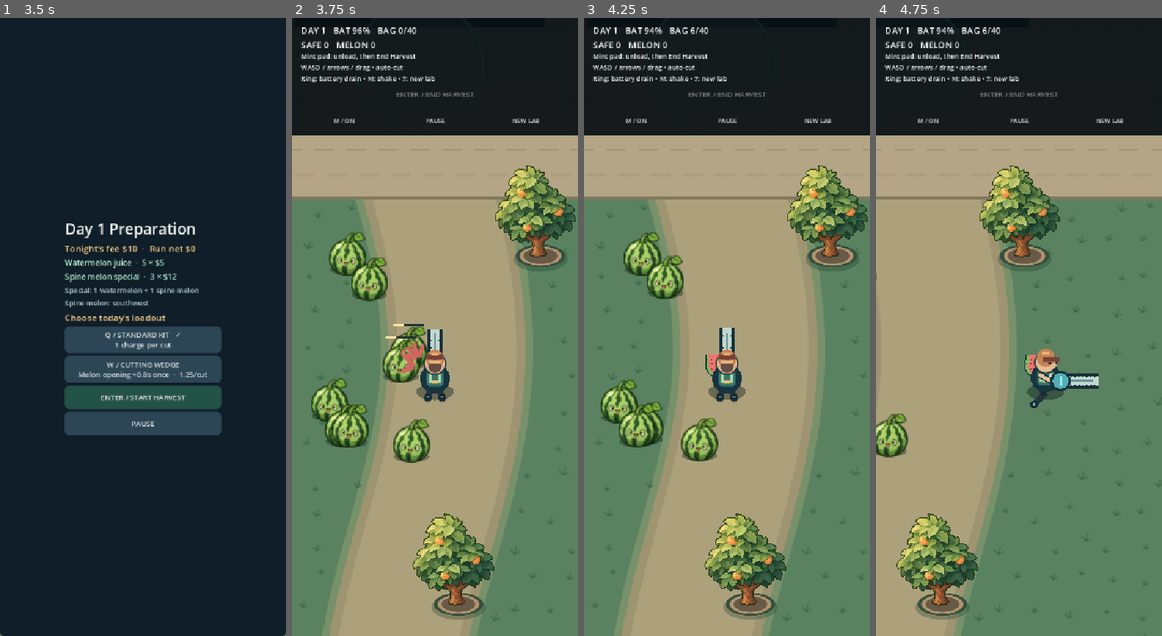
Above: before the commit, frames 1-4 (left to right).
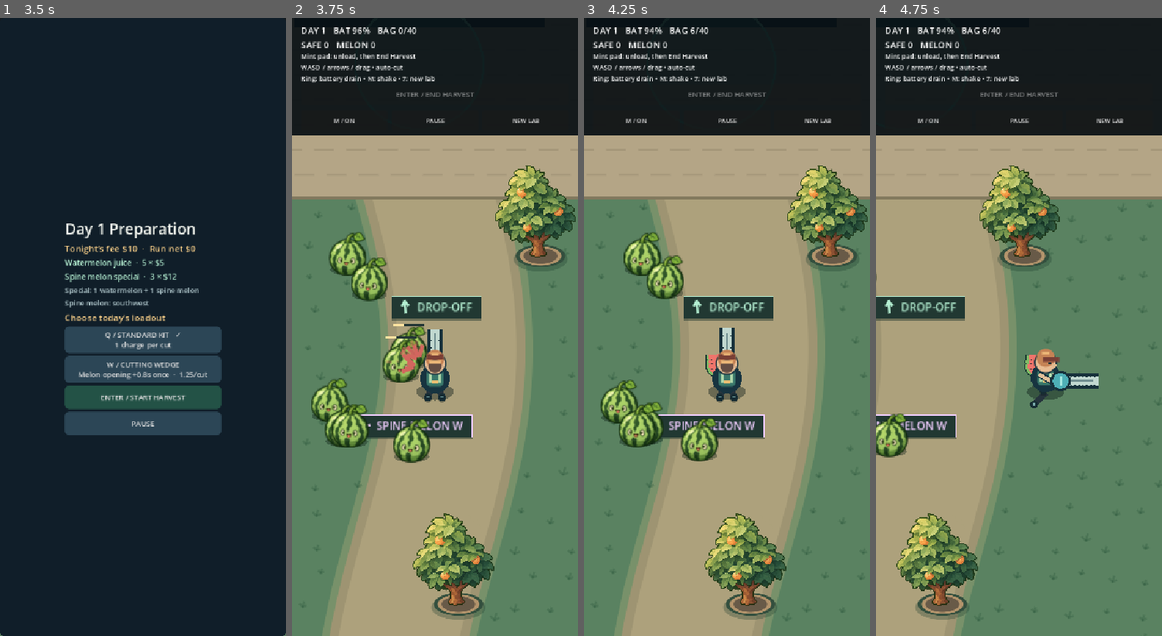
Above: after the commit, the same moments.

Repository: syjkim0125/harvest-deck
Game: Godot game, scene res://main.tscn
Two runs of this game, one before a commit and one after it. Both use one fixed random seed, a clock stepped at 60 frames per second and the inputs below.
Inputs (mouse positions are in pixels of both pictures, inside the frame that each line leads up to):
- Up to frame 1 (3.5 s): click "NEW LAB" at 0.5 s; click "NEW LAB" at 1.25 s; click "ENTER / END HARVEST" at 2 s; click "ENTER / END HARVEST" at 2.75 s
- Up to frame 2 (3.75 s): click "ENTER / START HARVEST" at 3.5 s
- Up to frame 3 (4.25 s): no input
- Up to frame 4 (4.75 s): tap Enter at 4.25, 4.35 s; move the mouse to (1081, 296) at 4.27 s; hold D (right) from 4.28 s (still down); click (1081, 296) at 4.42 s; tap Space at 4.52 s; tap Q at 4.55 s

Frame 1 is identical in both runs. In frame 2, 2.5% of the frame differs, in the area x 23-67%, y 45-69%; in frame 3, 2.4%; in frame 4, 2.0%.

Commit message:
Release Harvest Deck v0.7.28 with orchard wayfinding

Diff:
--- a/scripts/game.gd
+++ b/scripts/game.gd
@@ -984,6 +984,8 @@
 	draw_string(font, Vector2(590, 220), "SAFE STOCK / DROP" if day_mode else "JUICE / DROP ZONE", HORIZONTAL_ALIGNMENT_LEFT, -1, 17, Color("183b38"))
 	if not day_mode:
 		draw_shop(font)
+	for marker in orchard_waypoints():
+		draw_orchard_waypoint(font, marker)
 	for f in fruits:
 		if f.kind == SpineMelon.KIND and f.hp > 0 and not day_finished():
 			draw_melon_hazard(f.pos, f.encounter)
@@ -1027,6 +1029,44 @@
 	if cargo.size() >= CAPACITY:
 		draw_string(font, player + Vector2(-35, 45), "FULL! UNLOAD", HORIZONTAL_ALIGNMENT_LEFT, -1, 16, Color("ffe9a0"))
 
+func orchard_waypoints() -> Array[Dictionary]:
+	var markers: Array[Dictionary] = []
+	if not day_mode or preparing_day or day_finished():
+		return markers
+	markers.append({"at": Vector2(702, 620), "target": depot, "label": "DROP-OFF", "ink": Color("b4efd2")})
+	for fruit in fruits:
+		if fruit.hp <= 0:
+			continue
+		if fruit.kind == SpineMelon.KIND:
+			var east: bool = fruit.pos == SpineMelon.EAST_HOME
+			markers.append({
+				"at": Vector2(728, 819) if east else Vector2(670, 772),
+				"target": fruit.pos, "label": "SPINE MELON E" if east else "SPINE MELON W", "ink": Color("f1ceff"),
+			})
+		elif fruit.kind == RollingOrange.KIND:
+			# Guide to where a chase starts, even while the fruit is on its loop.
+			markers.append({
+				"at": Vector2(728, 819), "target": RollingOrange.HOME, "label": "ROLLING ORANGE", "ink": Color("ffd393"),
+			})
+	return markers
+
+func waypoint_bounds(font: Font, marker: Dictionary) -> Rect2:
+	var width := font.get_string_size(marker.label, HORIZONTAL_ALIGNMENT_LEFT, -1, 14).x + 44.0
+	return Rect2(marker.at - Vector2(width / 2.0, 14), Vector2(width, 28))
+
+func draw_orchard_waypoint(font: Font, marker: Dictionary) -> void:
+	var panel := waypoint_bounds(font, marker)
+	var arrow := panel.position + Vector2(17, 14)
+	var direction: Vector2 = (marker.target - marker.at).normalized()
+	draw_rect(Rect2(panel.position + Vector2(0, 3), panel.size), Color(0.1, 0.19, 0.16, 0.45))
+	draw_rect(panel, Color("213832"))
+	draw_rect(panel, marker.ink, false, 1.0)
+	var tip := arrow + direction * 8.0
+	draw_line(arrow - direction * 7.0, tip, marker.ink, 2.0, true)
+	draw_line(tip, tip - direction.rotated(0.62) * 7.0, marker.ink, 2.0, true)
+	draw_line(tip, tip - direction.rotated(-0.62) * 7.0, marker.ink, 2.0, true)
+	draw_string(font, panel.position + Vector2(32, 19), marker.label, HORIZONTAL_ALIGNMENT_LEFT, -1, 14, marker.ink)
+
 func draw_shop(font: Font) -> void:
 	for i in range(production.customers.size()):
 		var customer_id: int = production.customers[i].id
--- a/scripts/night_market_view.gd
+++ b/scripts/night_market_view.gd
@@ -193,7 +193,7 @@
 		forecast_labels[i].visible = market.offers(i)
 		forecast_labels[i].text = "%s  ·  %d × $%d" % [Market.NAMES[i], market.demand[i], market.price(i)]
 	match run_day:
-		RollingOrange.DAY: route_hint.text = "Orange: southeast • needs watermelon"
+		RollingOrange.DAY: route_hint.text = "Melon SW  ·  Orange SE (with watermelon)"
 		Market.DAYS: route_hint.text = "Spine melons: southwest and east"
 		_: route_hint.text = "Spine melon: southwest"
 	available_cards = deck
--- a/tests/night_market.gd
+++ b/tests/night_market.gd
@@ -288,6 +288,8 @@
 			"%s at the bend yields exactly three slices through the regular saw" % ("Intercepting" if intercept else "Following the trail"))
 		if not intercept:
 			continue
+		check(game.orchard_waypoints().all(func(marker): return marker.target != Orange.HOME),
+			"the fruit arrow leaves when the orange is harvested")
 		walk_to(game, Vector2(510, 690))
 		game.simulate(0.70, Vector2.ZERO)
 		walk_to(game, game.depot)
@@ -466,6 +468,58 @@
 	game.reset_run()
 	check(not game.day.dash_used and game.dash_left == 0.0 and not game.dash_button.visible, "new run clears the dash state")
 
+func check_orchard_waypoints(game) -> void:
+	check(game.orchard_waypoints().is_empty(), "route markers wait until preparation ends")
+	key(game, KEY_ENTER)
+	var markers: Array[Dictionary] = game.orchard_waypoints()
+	check(markers.map(func(marker): return marker.target) == [game.depot, SpineMelon.HOME],
+		"Day 1 marks the drop-off and west melon")
+	var west: Dictionary = markers[1]
+	walk_to(game, west.at)
+	var direction: Vector2 = (west.target - west.at).normalized()
+	walk_to(game, west.target - direction * 139.0)
+	check(game.fruits[-1].encounter.phase == SpineMelon.Phase.WARNING,
+		"the west arrow leads to the melon warning without entering the strike radius")
+	walk_to(game, game.depot)
+	game.simulate(2.0, Vector2.ZERO)
+	key(game, KEY_ENTER)
+	check(game.orchard_waypoints().is_empty(), "the signs retire when the expedition is over")
+
+	open_orange_day(game)
+	key(game, KEY_ENTER)
+	markers = game.orchard_waypoints()
+	check(markers.map(func(marker): return marker.target) == [game.depot, SpineMelon.HOME, Orange.HOME],
+		"Day 2 adds the orange start to the west melon and drop-off")
+	var orange: Dictionary = markers[2]
+	walk_to(game, orange.at)
+	direction = (orange.target - orange.at).normalized()
+	walk_to(game, orange.target - direction * 124.0)
+	check(game.fruits[-1].encounter.phase == Orange.Phase.ROLLING and game.orchard_waypoints()[2].target == Orange.HOME,
+		"the orange arrow reaches the chase and stays pointed at the launch point")
+	walk_to(game, game.depot)
+	game.simulate(2.0, Vector2.ZERO)
+	key(game, KEY_ENTER)
+	key(game, KEY_ENTER)
+	if game.night.has_available_menu():
+		key(game, KEY_Q)
+		key(game, KEY_ENTER)
+	key(game, KEY_ENTER)
+	key(game, KEY_Q)
+	key(game, KEY_ENTER)
+	key(game, KEY_ENTER)
+	markers = game.orchard_waypoints()
+	check(markers.map(func(marker): return marker.target) == [game.depot, SpineMelon.HOME, SpineMelon.EAST_HOME],
+		"Day 3 points east towards the second melon instead of the orange lane")
+	var east: Dictionary = markers[2]
+	walk_to(game, east.at)
+	direction = (east.target - east.at).normalized()
+	walk_to(game, east.target - direction * 139.0)
+	check(game.fruits[-1].encounter.phase == SpineMelon.Phase.WARNING,
+		"following the east arrow reaches the second melon")
+	game.switch_mode()
+	check(game.orchard_waypoints().is_empty(), "the comparison lab has no expedition markers")
+	game.switch_mode()
+
 func run() -> void:
 	var game = load("res://main.tscn").instantiate()
 	root.add_child(game)
@@ -482,6 +536,7 @@
 	check_rolling_orange(game)
 	check_wheel_chock(game)
 	check_dash_kit(game)
+	check_orchard_waypoints(game)
 	var night = game.night
 	var ui = game.night_view
 	check(not game.enter_night(), "an active expedition cannot open the market")
@@ -597,6 +652,14 @@
 		check(bounds.encloses(layout_game.dash_button.get_global_rect())
 			and not layout_game.dash_button.get_global_rect().intersects(layout_game.return_button.get_global_rect()),
 			"the touch dash and end-harvest buttons fit at %s" % size)
+		layout_game.camera.force_update_scroll()
+		var safe_playfield := Rect2(0.0, layout_game.hud_height, size.x, size.y - layout_game.hud_height)
+		var transform: Transform2D = layout_game.get_global_transform_with_canvas()
+		var signs_fit := true
+		for marker in layout_game.orchard_waypoints():
+			var panel: Rect2 = layout_game.waypoint_bounds(ThemeDB.fallback_font, marker)
+			signs_fit = signs_fit and safe_playfield.encloses(transform * panel)
+		check(signs_fit, "all route markers are visible below the HUD at expedition spawn at %s" % size)
 		deliver(layout_game, [0, MELON, Orange.KIND])
 		await process_frame
 		await process_frame
Not shown, changed: docs/DAY_NIGHT_DESIGN.md
Not shown, changed: docs/HANDOFF.md
Not shown, changed: docs/HARVEST_ENCOUNTERS.md
Not shown, changed: docs/ROADMAP.md
